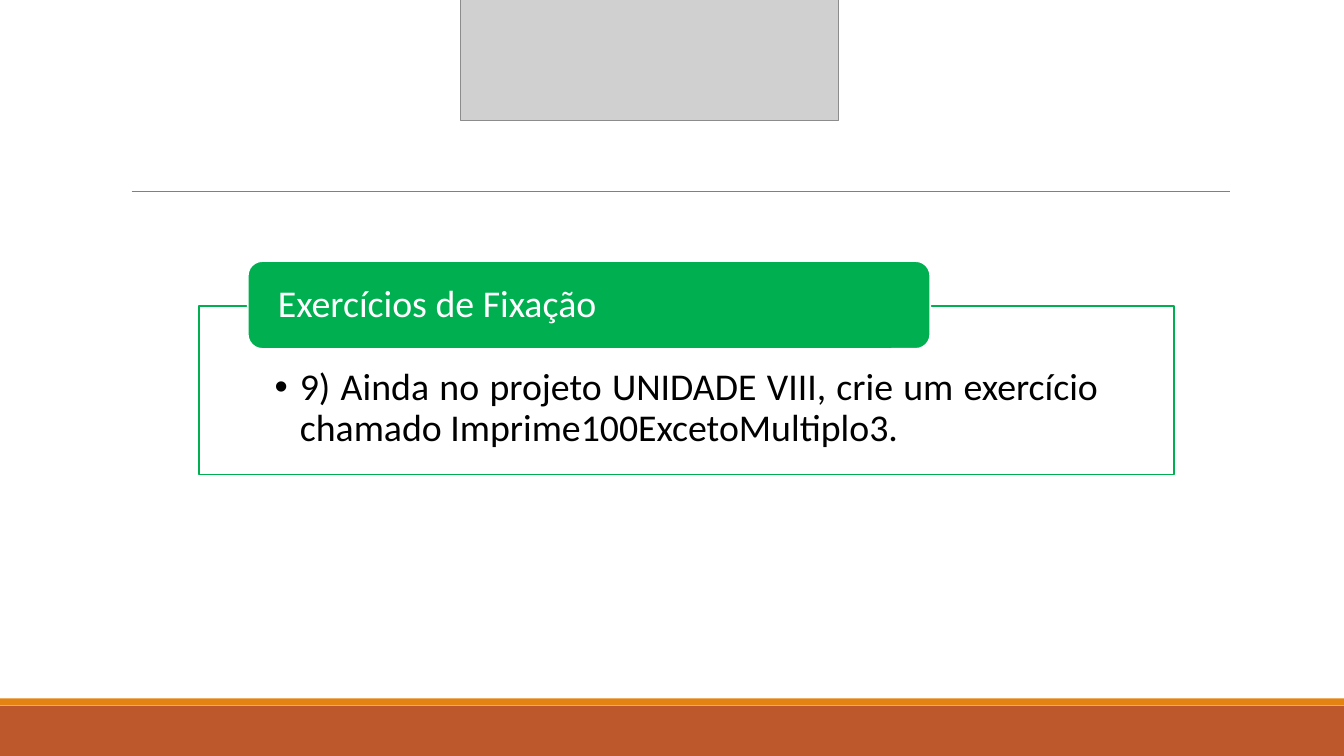
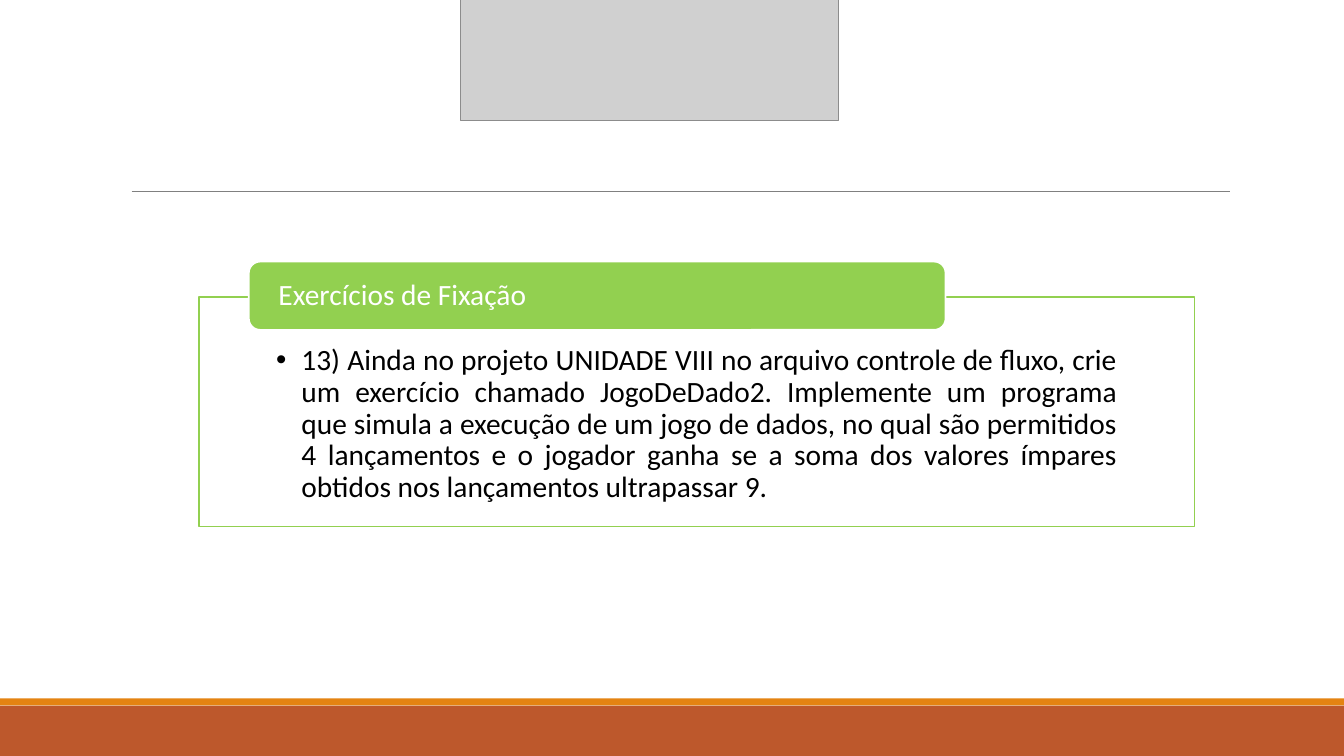
Before and after one commit to thiagosartor/CursoNDDigital, a slide deck: slide 55 of CursoNDDigital/Slides/Unidades/Módulo I - Unidade VIII - Apresentação.pptx (slide 45 before the commit). Drawn at 1344x756 pixels with LibreOffice and Linux fonts; fonts in the diff are those of the drawing; grey boxes stand for pictures. Boxes give left, top, right and bottom in pixels: in the first picture for what was removed or moved away, otherwise in the second. Text is boxed around its words. In the diff, an @@ line names an element or a change of style, - is before the commit and + after.

```diff
--- a/CursoNDDigital/Slides/Unidades/Módulo I - Unidade VIII - Apresentação.pptx
+++ b/CursoNDDigital/Slides/Unidades/Módulo I - Unidade VIII - Apresentação.pptx
@@ rounded rectangle: place and size @@
-rounded rectangle at (248, 261, 931, 349)
+rounded rectangle at (249, 262, 946, 331)
@@ rounded rectangle at (249, 262, 946, 331): fill #00B050 to #92D050 @@
@@ text "Exercícios de Fixação" at (278, 284, 526, 310): size 27 to 21 pt; less space between paragraphs @@
@@ rectangle: place and size @@
-rectangle at (199, 306, 1174, 474)
+rectangle at (199, 297, 1195, 527)
@@ rectangle at (199, 297, 1195, 527): outline #00B050 1.25 pt to #92D050 1.25 pt @@
@@ text at (301, 348, 1117, 502): text changed; size 27 to 21 pt @@
-  •• 9) Ainda no projeto UNIDADE VIII, crie um exercício chamado Imprime100ExcetoMultiplo3.
+  •• 13) Ainda no projeto UNIDADE VIII no arquivo controle de fluxo, crie um exercício chamado JogoDeDado2. Implemente um programa que simula a execução de um jogo de dados, no qual são permitidos 4 lançamentos e o jogador ganha se a soma dos valores ímpares obtidos nos lançamentos ultrapassar 9.
```
Also in this commit, not shown: 38 other slides changed, 17 slides added, 7 other files.
